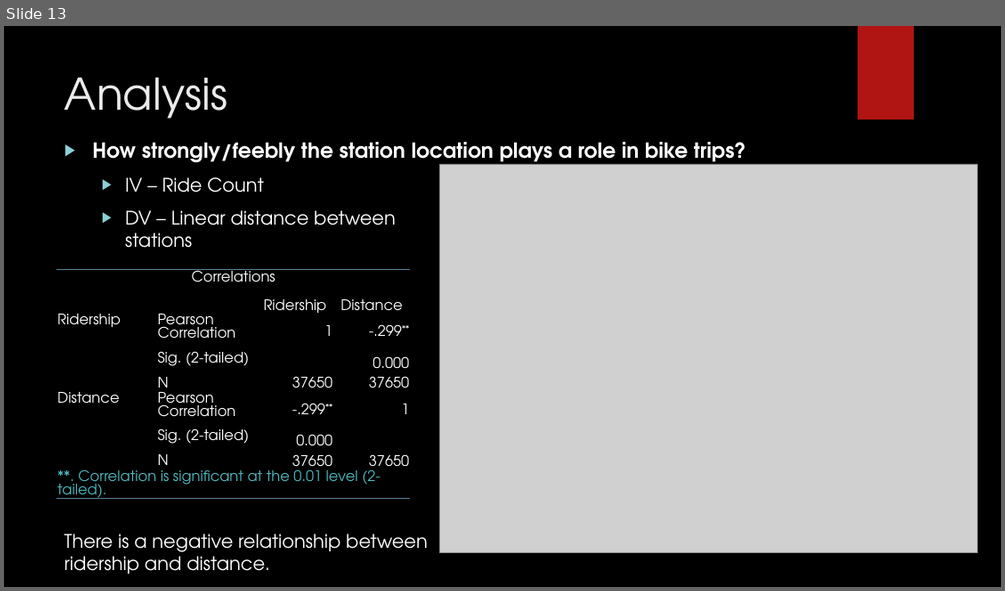
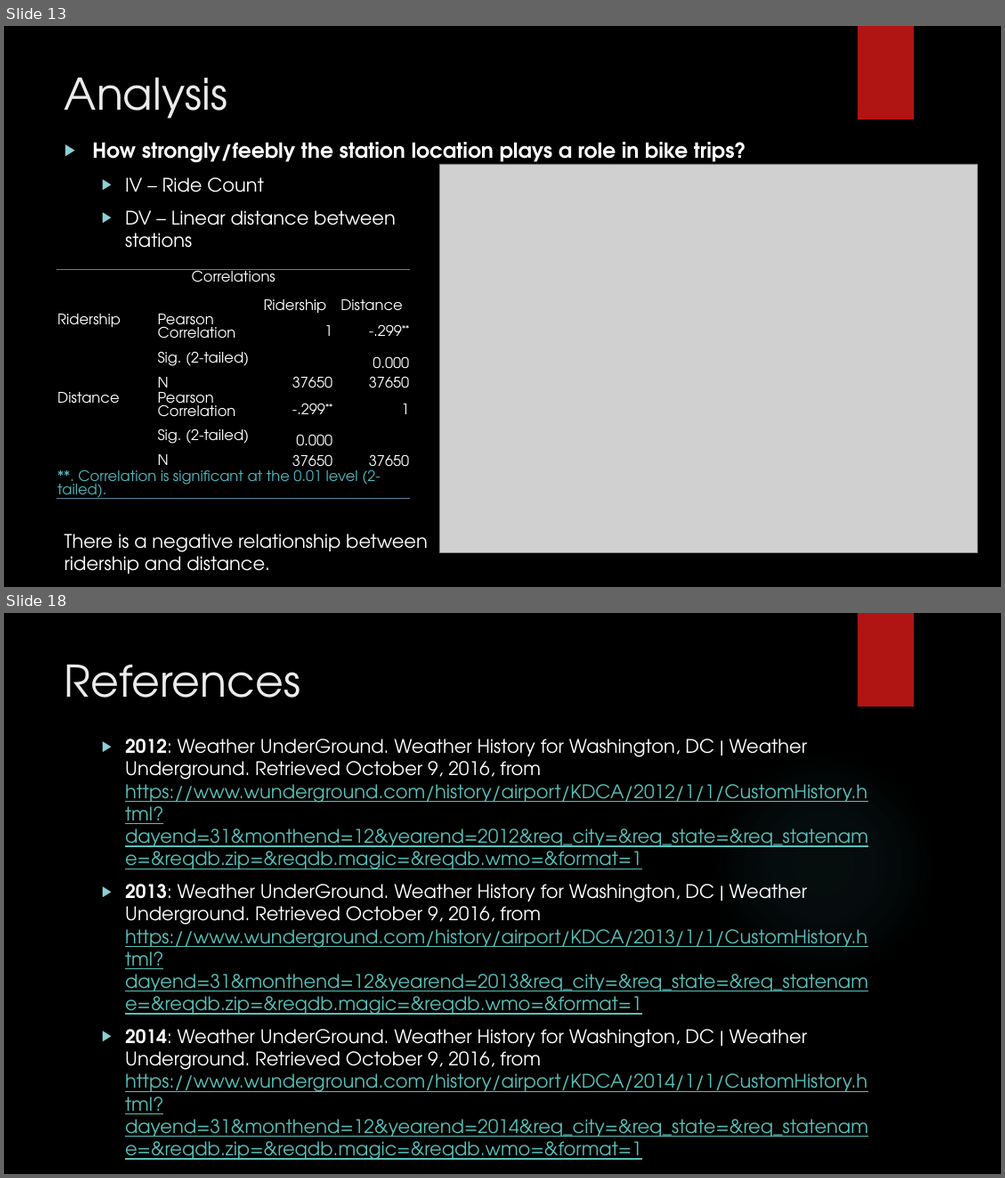
Before and after one commit to AniKarenina/INFM600_Fabulous, a slide deck: INFM600_0201_Fabulous_Presentation/INFM600_0201_Fabulous_Projet_Presentation.pptx. Shown one above the other, each under a label of ours: slide 13 before the commit, slides 13 and 18 after it; the slides between them are not shown. The pictures are 1005x591 and 1005x1178 pixels, drawn with LibreOffice and Linux fonts; fonts in the diff are those of the drawing; grey boxes stand for pictures; background and template pictures are left out. Boxes give left, top, right and bottom in pixels: in the first picture for what was removed or moved away, otherwise in the second. Text is boxed around its words. In the diff, an @@ line names an element or a change of style, - is before the commit and + after.

```diff
--- a/INFM600_0201_Fabulous_Presentation/INFM600_0201_Fabulous_Projet_Presentation.pptx
+++ b/INFM600_0201_Fabulous_Presentation/INFM600_0201_Fabulous_Projet_Presentation.pptx
@@ slide 18 added at (x1=4, y1=613, x2=1001, y2=1174), background picture (left out); not listed: 2 template elements that a slide beside it also shows @@
@@ title added at (x1=65, y1=664, x2=300, y2=698), 42 pt, text #EBEBEB @@
+References
@@ text added at (x1=125, y1=738, x2=868, y2=1159), 18 pt, text #58C1BA, underline @@
+  ▶ 2012: Weather UnderGround. Weather History for Washington, DC | Weather Underground. Retrieved October 9, 2016, from https://www.wunderground.com/history/airport/KDCA/2012/1/1/CustomHistory.html?dayend=31&monthend=12&yearend=2012&req_city=&req_state=&req_statename=&reqdb.zip=&reqdb.magic=&reqdb.wmo=&format=1
+  ▶ 2013: Weather UnderGround. Weather History for Washington, DC | Weather Underground. Retrieved October 9, 2016, from https://www.wunderground.com/history/airport/KDCA/2013/1/1/CustomHistory.html?dayend=31&monthend=12&yearend=2013&req_city=&req_state=&req_statename=&reqdb.zip=&reqdb.magic=&reqdb.wmo=&format=1
+  ▶ 2014: Weather UnderGround. Weather History for Washington, DC | Weather Underground. Retrieved October 9, 2016, from https://www.wunderground.com/history/airport/KDCA/2014/1/1/CustomHistory.html?dayend=31&monthend=12&yearend=2014&req_city=&req_state=&req_statename=&reqdb.zip=&reqdb.magic=&reqdb.wmo=&format=1
```
Also in this commit, not shown: 5 slides changed, 4 other slides added, 1 slide removed.
